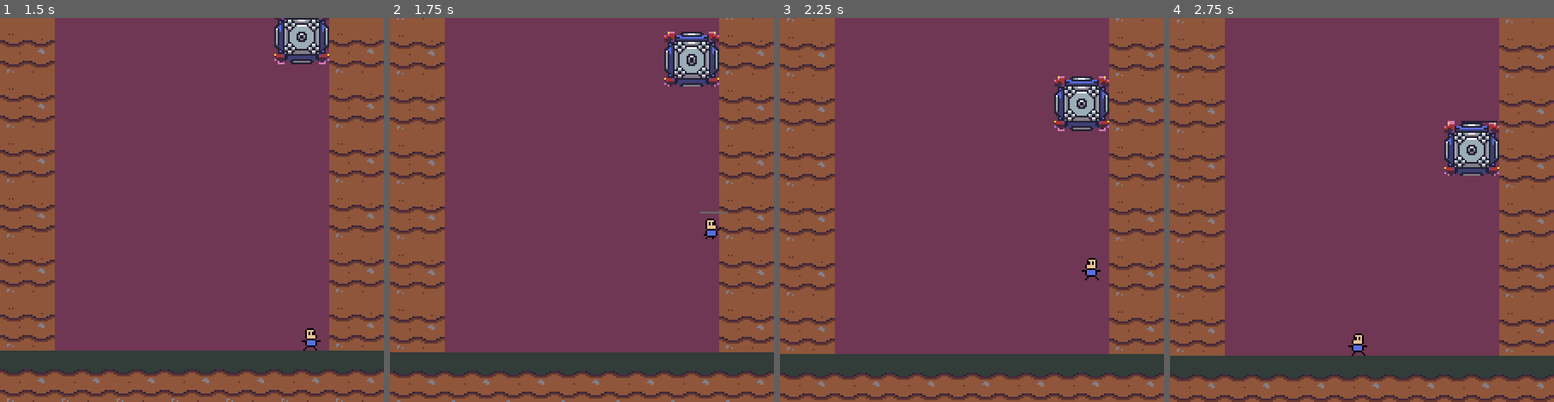
Above: before the commit, frames 1-4 (left to right).
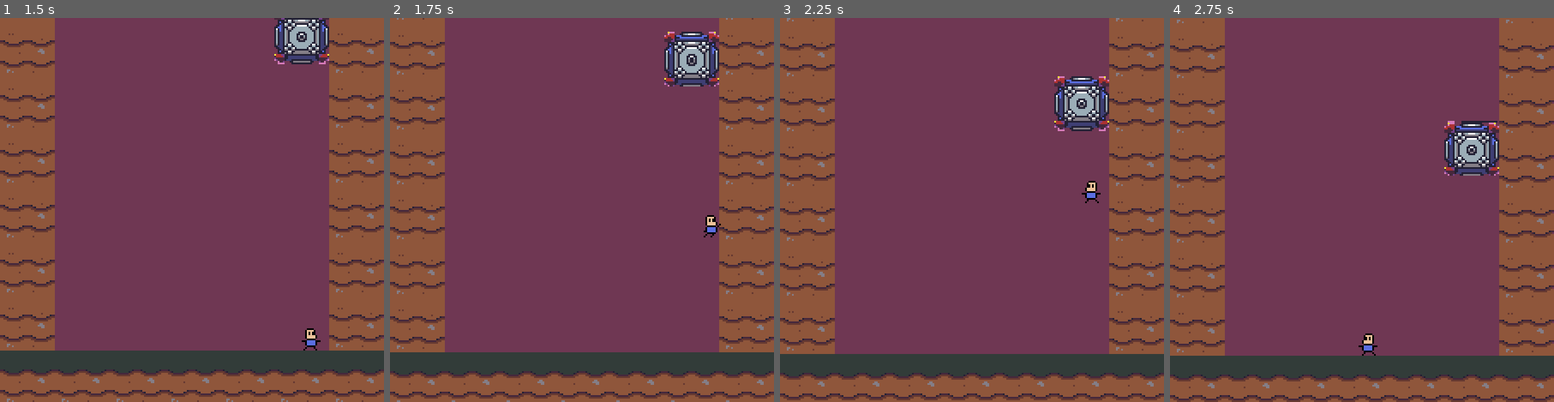
Above: after the commit, the same moments.

Repository: alfredmakes/LD54-Limited-Space
Game: Godot game, scene res://scenes/main.tscn
Same seed, same stepped clock (60 frames per second), same inputs: the game is played once before the commit and once after it.
Inputs:
- Up to frame 1 (1.5 s): tap Enter (ui_accept) at 0.5, 0.77 s; hold Right (ui_right) from 0.53 s (still down)
- Up to frame 2 (1.75 s): keep holding Right (ui_right); tap Enter (ui_accept) at 1.52 s
- Up to frame 3 (2.25 s): release Right (ui_right) at 2.03 s; hold Left (ui_left) from 2.03 s (still down)
- Up to frame 4 (2.75 s): keep holding Left (ui_left)

Frame 1 is identical in both runs. In frame 2, 0.2% of the frame differs, in the area x 80-88%, y 50-58%; in frame 3, 0.3%, in the area x 78-84%, y 42-69%; in frame 4, 0.3%.

Commit message:
First exporting, ignore binaries folder

Diff:
--- a/scenes/player/player.gd
+++ b/scenes/player/player.gd
@@ -44,8 +44,8 @@
 	if not is_on_floor():
 		if abs(wall_slide_direction) > 0.5:
 			var wall_slide_gravity_amount = clamp(remap(velocity.y,
-				-JUMP_VELOCITY, 0.0, 0.1, 1.0), 0.1, 1.0)
-			print(floor(velocity.y), wall_slide_gravity_amount)
+				0.0, JUMP_VELOCITY, 0.5, 1.0), 0.5, 1.0)
+			print(floor(velocity.y), " gravity: ", wall_slide_gravity_amount)
 			velocity.y += gravity * delta * wall_slide_gravity_amount
 		else:
 			velocity.y += gravity * delta
Not shown, added: export_presets.cfg
Not shown, changed: .gitignore
